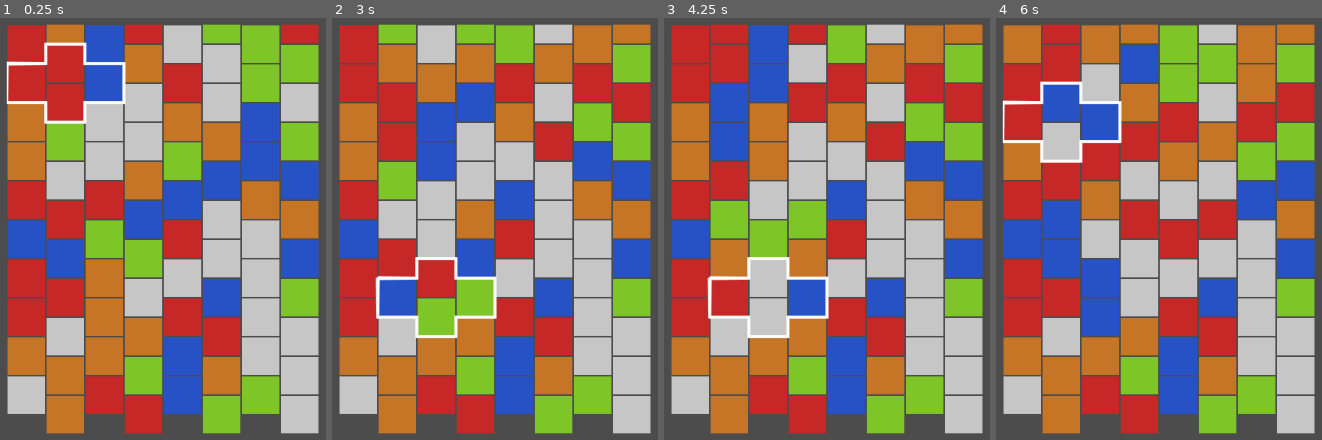
Above: before the commit, frames 1-4 (left to right).
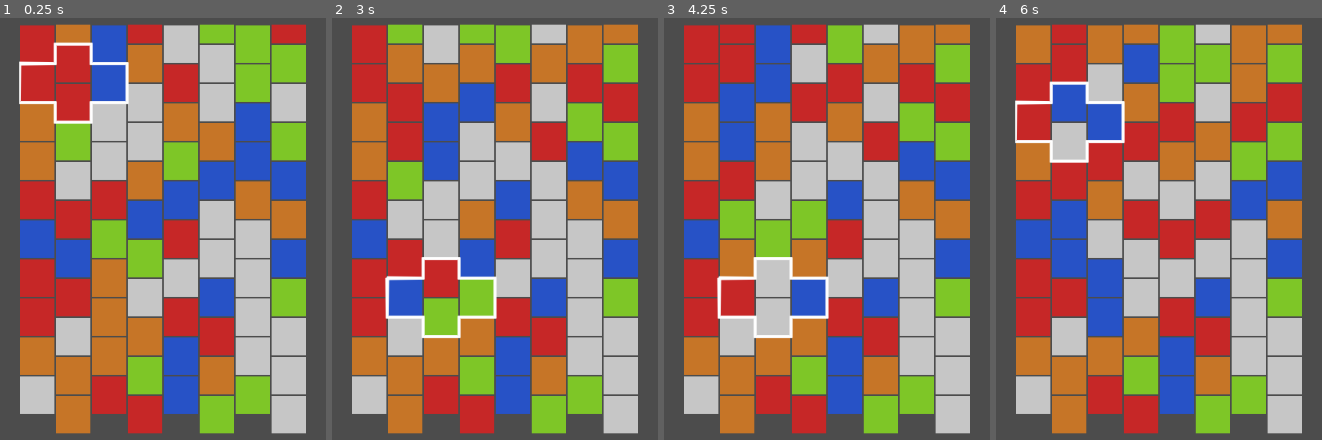
Above: after the commit, the same moments.

Repository: umxprime/puzzlebattles
Game: Godot game, scene res://Main.tscn
The game is run twice, just before and just after one commit, with the same random seed, the same clock (stepped at 60 frames per second) and the same inputs.
Inputs (mouse positions are in pixels of both pictures, inside the frame that each line leads up to):
- Up to frame 1 (0.25 s): no input
- Up to frame 2 (3 s): tap Enter at 0.5 s; move the mouse to (outside the picture) at 0.52 s; tap Space at 0.6, 0.77, 1.07, 1.35, 1.52, 1.82, 2.1, 2.75, 2.85 s; click (outside the picture) at 0.67 s; move the mouse to (335, 254) at 1.27 s; click (335, 254) at 1.42 s; move the mouse to (576, 127) at 2.02 s; click (576, 127) at 2.17 s; move the mouse to (455, 321) at 2.77 s; click (455, 321) at 2.92 s
- Up to frame 3 (4.25 s): tap Space at 3.02, 3.32, 3.6, 3.77, 4.07 s; move the mouse to (outside the picture) at 3.52 s; click (outside the picture) at 3.67 s
- Up to frame 4 (6 s): move the mouse to (outside the picture) at 4.27 s; tap Space at 4.35, 4.52, 4.82, 5.1, 5.85 s; click (outside the picture) at 4.42 s; move the mouse to (1198, 229) at 5.02 s; click (1198, 229) at 5.17 s; tap Enter at 5.75 s; move the mouse to (1038, 110) at 5.77 s; click (1038, 110) at 5.92 s

The runs differ from the first frame. In frame 1, 20% of the frame differs, in the area x 1-98%, y 1-99%; in frame 2, 20%, in the area x 2-98%, y 1-99%; in frame 3, 20%; in frame 4, 20%.

Commit message:
Refactor and fix cyclic dependencies
Extract models to separate scripts
Rename Cell to BlockModel
Rename node models to _model
Configure blocks size with vector

Diff:
--- /dev/null
+++ b/Models/BlockModel.gd
@@ -0,0 +1,51 @@
+class_name BlockModel
+
+var _type:int
+var _pos:GridCoordinate
+var _grid
+var _needsDisplay:bool
+
+static func shuffleType()->int:
+	return randi() % (Enums.BlockType.U-Enums.BlockType.A+1) + Enums.BlockType.A
+
+func _init(grid, pos:GridCoordinate, type = Enums.BlockType.Empty):
+	_pos = pos
+	_grid = grid
+	_type = type
+	_needsDisplay = true
+func grid():
+	return _grid
+func setNeedsDisplay(value:bool) :
+	_needsDisplay = value
+func needsDisplay() -> bool :
+	return _needsDisplay
+func type()->int:
+	return _type
+func setType(type:int):
+	_type = type
+func position() -> GridCoordinate:
+	return _pos.copy()
+func setPosition(pos:GridCoordinate):
+	_needsDisplay = true
+	_pos.row = pos.row
+	_pos.column = pos.column
+func blockAt(location:int) -> BlockModel:
+	var pos = position()
+	match location:
+		Enums.Location.Over:
+			pos.row += 1
+		Enums.Location.Under:
+			pos.row -= 1
+		Enums.Location.LeftSide:
+			pos.column -= 1
+			if pos.column%2==1:
+				pos.row +=1
+		Enums.Location.RightSide:
+			pos.column += 1
+			if pos.column%2==1:
+				pos.row +=1
+		_:
+			return null
+	return _grid.blockAt(pos)
+func process(delta):
+	pass
--- /dev/null
+++ b/Models/CursorModel.gd
@@ -0,0 +1,39 @@
+class_name CursorModel
+
+var _pos:GridCoordinate
+var _grid
+func _init(grid, pos:GridCoordinate):
+	_grid = grid
+	_pos = pos
+func grid():
+	return _grid
+func position()->GridCoordinate:
+	return _pos.copy()
+func moveTo(direction:int) -> bool:
+	var newPos = position()
+	match direction:
+		Enums.Direction.Up:
+			newPos.row += 1
+		Enums.Direction.Down:
+			newPos.row -= 1
+		Enums.Direction.Left:
+			newPos.column -= 1
+		Enums.Direction.Right:
+			newPos.column += 1
+	return setPosition(newPos)
+func setPosition(pos:GridCoordinate) -> bool:
+	if (pos.column < 1):
+		pos.column = 1
+	if (pos.column >= _grid.columns() - 1):
+		if pos.column%2==1 && pos.row > 0:
+			pos.row -=1
+		pos.column = _grid.columns() - 2
+	if (pos.row < 0) :
+		pos.row = 0
+	if (pos.row >= _grid.visibleRows() - 1):
+		pos.row = _grid.visibleRows() - 2
+	if _pos.column == pos.column && _pos.row == pos.row:
+		return false
+	_pos.column = pos.column
+	_pos.row = pos.row
+	return true
--- /dev/null
+++ b/Models/Enums.gd
@@ -0,0 +1,33 @@
+extends Object
+
+class_name Enums
+
+enum BlockType {
+	Unknown = 0,
+	Empty = 1,
+	A = 2,
+	E = 3,
+	I = 4,
+	O = 5,
+	U = 6,
+	Y = 7
+}
+
+enum Location {
+	Over,
+	Under,
+	LeftSide,
+	RightSide
+}
+
+enum Direction {
+	Up,
+	Down
+	Left,
+	Up
+}
+
+enum Rotation {
+	Clockwise,
+	CounterClockwize
+}
--- /dev/null
+++ b/Models/GridCoordinate.gd
@@ -0,0 +1,11 @@
+class_name GridCoordinate
+
+var row:int = 0
+var column:int = 0
+func _init(row:int, column:int):
+	self.row = row
+	self.column = column
+func _to_string():
+	return "row:%d,column:%d" % [self.row, self.column]
+func copy() -> GridCoordinate:
+	return get_script().new(row, column)
--- a/Models/GridModel.gd
+++ b/Models/GridModel.gd
@@ -1,135 +1,6 @@
 class_name GridModel
 
-class GridCoordinate:
-	var row:int = 0
-	var column:int = 0
-	func _init(row:int, column:int):
-		self.row = row
-		self.column = column
-	func _to_string():
-		return "row:%d,column:%d" % [self.row, self.column]
-	func copy() -> GridCoordinate:
-		return GridCoordinate.new(row, column)
-
-class CursorModel:
-	var _pos:GridCoordinate
-	var _grid:GridModel
-	func _init(grid:GridModel, pos:GridCoordinate):
-		_grid = grid
-		_pos = pos
-	func grid():
-		return _grid
-	func position()->GridCoordinate:
-		return _pos.copy()
-	func moveTo(direction:int) -> bool:
-		var newPos = position()
-		match direction:
-			Direction.Up:
-				newPos.row += 1
-			Direction.Down:
-				newPos.row -= 1
-			Direction.Left:
-				newPos.column -= 1
-			Direction.Right:
-				newPos.column += 1
-		return setPosition(newPos)
-	func setPosition(pos:GridCoordinate) -> bool:
-		if (pos.column < 1):
-			pos.column = 1
-		if (pos.column >= _grid.columns() - 1):
-			if pos.column%2==1 && pos.row > 0:
-				pos.row -=1
-			pos.column = _grid.columns() - 2
-		if (pos.row < 0) :
-			pos.row = 0
-		if (pos.row >= _grid.visibleRows() - 1):
-			pos.row = _grid.visibleRows() - 2
-		if _pos.column == pos.column && _pos.row == pos.row:
-			return false
-		_pos.column = pos.column
-		_pos.row = pos.row
-		return true
-
-class Cell:
-	enum BlockType {
-		Unknown = 0,
-		Empty = 1,
-		A = 2,
-		E = 3,
-		I = 4,
-		O = 5,
-		U = 6,
-		Y = 7
-	}
-	var _type:int
-	var _pos:GridCoordinate
-	var _grid:GridModel
-	var _needsDisplay:bool
-
-	static func shuffleType()->int:
-		return randi() % (Cell.BlockType.U-Cell.BlockType.A+1) + Cell.BlockType.A
-
-	func _init(grid:GridModel, pos:GridCoordinate, type = BlockType.Empty):
-		_pos = pos
-		_grid = grid
-		_type = type
-		_needsDisplay = true
-	func setNeedsDisplay(value:bool) :
-		_needsDisplay = value
-	func needsDisplay() -> bool :
-		return _needsDisplay
-	func type()->int:
-		return _type
-	func setType(type:int):
-		_type = type
-	func position() -> GridCoordinate:
-		return _pos.copy()
-	func setPosition(pos:GridCoordinate):
-		_needsDisplay = true
-		_pos.row = pos.row
-		_pos.column = pos.column
-	func cellAt(location:int) -> Cell:
-		var pos = position()
-		match location:
-			Location.Over:
-				pos.row += 1
-			Location.Under:
-				pos.row -= 1
-			Location.LeftSide:
-				pos.column -= 1
-				if pos.column%2==1:
-					pos.row +=1
-			Location.RightSide:
-				pos.column += 1
-				if pos.column%2==1:
-					pos.row +=1
-			_:
-				return null
-		return _grid.cellAt(pos)
-	func process(delta):
-		pass
-
-
-enum Location {
-	Over,
-	Under,
-	LeftSide,
-	RightSide
-}
-
-enum Direction {
-	Up,
-	Down
-	Left,
-	Up
-}
-
-enum Rotation {
-	Clockwise,
-	CounterClockwize
-}
-
-var _cells=[]
+var _blocks=[]
 var _columns:int
 var _rows:int
 var _visibleRows:int
@@ -140,73 +11,73 @@
 	_rows = rows * 2
 	_cursor = CursorModel.new(self, GridCoordinate.new(rows / 2, columns / 2))
 	_fill()
-func cells() -> Array:
-	return _cells.duplicate()
+func blocks() -> Array:
+	return _blocks.duplicate()
 func columns() -> int :
 	return _columns
 func visibleRows() -> int :
 	return _visibleRows
 func rows() -> int :
 	return _rows
-func cellAt(pos:GridCoordinate) -> Cell :
+func blockAt(pos:GridCoordinate) -> BlockModel :
 	if (pos.row < 0 || pos.row + 1 > _rows || pos.column < 0 || pos.column + 1 > _columns) :
 		return null
-	return _cells[cellIndex(pos)]
-func cellIndex(pos:GridCoordinate) -> int :
+	return _blocks[blockIndex(pos)]
+func blockIndex(pos:GridCoordinate) -> int :
 	return pos.column + pos.row * _columns
-func move(cell:Cell, pos:GridCoordinate):
-	cell.setPosition(pos)
-	_cells[cellIndex(pos)] = cell
+func move(block:BlockModel, pos:GridCoordinate):
+	block.setPosition(pos)
+	_blocks[blockIndex(pos)] = block
 func cursor()->CursorModel:
 	return _cursor
-func swap(from:Cell, to:Cell):
+func swap(from:BlockModel, to:BlockModel):
 	var fromPos = from.position()
 	var toPos = to.position()
 	move(from, toPos)
 	move(to, fromPos)
-func breakSingle(cell:Cell):
-	cell.setType(Cell.BlockType.Empty)
-	while cell.cellAt(Location.Over) != null :
-		swap(cell, cell.cellAt(Location.Over))
+func breakSingle(block:BlockModel):
+	block.setType(Enums.BlockType.Empty)
+	while block.blockAt(Enums.Location.Over) != null :
+		swap(block, block.blockAt(Enums.Location.Over))
 func breakDiamond():
-	var cell = cellAt(_cursor.position())
-	if cell.needsDisplay() :
+	var block = blockAt(_cursor.position())
+	if block.needsDisplay() :
 		return
-	var over = cell.cellAt(Location.Over)
+	var over = block.blockAt(Enums.Location.Over)
 	if over.needsDisplay() :
 		return
-	var left = cell.cellAt(Location.LeftSide)
+	var left = block.blockAt(Enums.Location.LeftSide)
 	if left.needsDisplay() :
 		return
-	var right = cell.cellAt(Location.RightSide)
+	var right = block.blockAt(Enums.Location.RightSide)
 	if right.needsDisplay() :
 		return
-	breakSingle(cell)
+	breakSingle(block)
 	breakSingle(over)
 	breakSingle(left)
 	breakSingle(right)
 func rotate(rotation:int):
-		var cell = cellAt(_cursor.position())
-		var over = cell.cellAt(Location.Over)
-		var left = cell.cellAt(Location.LeftSide)
-		var right = cell.cellAt(Location.RightSide)
+		var block = blockAt(_cursor.position())
+		var over = block.blockAt(Enums.Location.Over)
+		var left = block.blockAt(Enums.Location.LeftSide)
+		var right = block.blockAt(Enums.Location.RightSide)
 		match rotation:
-			Rotation.Clockwise:
-				swap(cell,right)
-				swap(cell,over)
-				swap(cell,left)
-			Rotation.CounterClockwize:
-				swap(cell,left)
-				swap(cell,over)
-				swap(cell,right)
+			Enums.Rotation.Clockwise:
+				swap(block,right)
+				swap(block,over)
+				swap(block,left)
+			Enums.Rotation.CounterClockwize:
+				swap(block,left)
+				swap(block,over)
+				swap(block,right)
 			_:
 				pass
 func _fill():
-	var cell:Cell
+	var block:BlockModel
 	var pos:GridCoordinate
 	var type:int
 	for row in range(0, _rows):
 		for column in range(0, _columns):
 			pos = GridCoordinate.new(row, column)
-			cell = Cell.new(self, pos, Cell.shuffleType())
-			_cells.append(cell)
+			block = BlockModel.new(self, pos, BlockModel.shuffleType())
+			_blocks.append(block)
--- a/Nodes/BlockNode.gd
+++ b/Nodes/BlockNode.gd
@@ -2,40 +2,38 @@
 
 class_name BlockNode
 
-var _cell:GridModel.Cell
+var _model:BlockModel
 var _visible:bool = true
 var _bounds:AABB
 var _half:Vector2
 var _isUpdatingPosition:bool = false
 
-func init(cell:GridModel.Cell, blockSize:int):
-	_cell = cell
-	_bounds.position = Vector3(-blockSize/2, -blockSize/2, 0)
-	_bounds.size.x = blockSize
-	_bounds.size.y = blockSize
+func init(model:BlockModel, blockSize:Vector2):
+	_model = model
+	_bounds.position = Vector3(-blockSize.x/2, -blockSize.y/2, 0)
+	_bounds.size = Vector3(blockSize.x, blockSize.y, 0)
 	_half = Vector2(_bounds.size.x / 2, _bounds.size.y / 2)
 	var node:MeshInstance2D = _node()
 	var mesh = node.mesh as QuadMesh
-	mesh.size.x = blockSize - 2
-	mesh.size.y = blockSize - 2
+	mesh.size = blockSize - Vector2(2,2)
 	node.visible = _visible
 	updatePosition(false)
 
 
 func updatePosition(animate:bool=true):
-	if !_cell.needsDisplay() || _isUpdatingPosition:
+	if !_model.needsDisplay() || _isUpdatingPosition:
 		return
 	var pos:Vector2
-	pos.x = _cell.position().column * _bounds.size.x
-	pos.y = (_cell._grid.visibleRows()-_cell.position().row-1)*_bounds.size.y + (_cell.position().column%2) * _half.y
-	var isEmpty = _cell.type() == GridModel.Cell.BlockType.Empty
+	pos.x = _model.position().column * _bounds.size.x
+	pos.y = (_model._grid.visibleRows()-_model.position().row-1)*_bounds.size.y + (_model.position().column%2) * _half.y
+	var isEmpty = _model.type() == Enums.BlockType.Empty
 	if isEmpty:
-		_cell.setType(GridModel.Cell.shuffleType())
+		_model.setType(BlockModel.shuffleType())
 		_resetVisibility()
 		setVisible(true)
 	if !animate || isEmpty:
 		position = pos + _half
-		_cell.setNeedsDisplay(false)
+		_model.setNeedsDisplay(false)
 	else:
 		var tween:Tween = get_node("Tween")
 		tween.interpolate_property(self,"position",position,pos + _half,.1,Tween.TRANS_LINEAR,Tween.EASE_IN_OUT)
@@ -43,7 +41,7 @@
 		tween.start()
 
 func _updatePositionCompleted(object:Object, key:NodePath):
-	_cell.setNeedsDisplay(false)
+	_model.setNeedsDisplay(false)
 	_isUpdatingPosition = false
 
 func _resetVisibility():
@@ -62,16 +60,16 @@
 	node.visible = value
 
 func _node() -> MeshInstance2D:
-	match _cell._type:
-		GridModel.Cell.BlockType.A:
+	match _model.type():
+		Enums.BlockType.A:
 			return get_node("A") as MeshInstance2D
-		GridModel.Cell.BlockType.E:
+		Enums.BlockType.E:
 			return get_node("E") as MeshInstance2D
-		GridModel.Cell.BlockType.I:
+		Enums.BlockType.I:
 			return get_node("I") as MeshInstance2D
-		GridModel.Cell.BlockType.O:
+		Enums.BlockType.O:
 			return get_node("O") as MeshInstance2D
-		GridModel.Cell.BlockType.U:
+		Enums.BlockType.U:
 			return get_node("U") as MeshInstance2D
 		_:
 			return null
@@ -81,7 +79,7 @@
 	tween.connect("tween_completed",self,"_updatePositionCompleted")
 
 func moveCursorToBlock() -> bool:
-	return _cell._grid.cursor().setPosition(_cell.position())
+	return _model.grid().cursor().setPosition(_model.position())
 
 func isOver(pos:Vector2):
 	var local_pos:Vector2 = make_canvas_position_local(pos)
--- a/Nodes/CursorNode.gd
+++ b/Nodes/CursorNode.gd
@@ -1,14 +1,11 @@
 extends Node2D
 
 class_name CursorNode
-# Declare member variables here. Examples:
-# var a = 2
-# var b = "text"
 
 var _cellSize:Vector2
-var _model:GridModel.CursorModel
+var _model:CursorModel
 
-func _init(cellSize:Vector2, model:GridModel.CursorModel):
+func _init(cellSize:Vector2, model:CursorModel):
 	_cellSize = cellSize
 	_model = model
 # Called when the node enters the scene tree for the first time.
--- a/Nodes/GridNode.gd
+++ b/Nodes/GridNode.gd
@@ -3,30 +3,30 @@
 class_name GridNode
 
 var _block = preload("res://Block.tscn")
-var _gridModel:GridModel
-var _blockSize:int
+var _model:GridModel
+var _blockSize:Vector2
 var _cursor:CursorNode
 
-func _init(gridModel:GridModel, blockSize:int):
-	_gridModel=gridModel
+func _init(model:GridModel, blockSize:Vector2):
+	_model=model
 	_blockSize=blockSize
 
 # Called when the node enters the scene tree for the first time.
 func _ready():
 	rect_clip_content = true
-	var width:int = _gridModel.columns() * _blockSize
-	var height:int = _gridModel.visibleRows() * _blockSize + (_blockSize / 2)
+	var width:int = _model.columns() * _blockSize.x
+	var height:int = _model.visibleRows() * _blockSize.y + (_blockSize.y / 2)
 	var size = Vector2(width, height)
 	rect_size = size
 	var viewportSize = (get_tree().get_root() as Viewport).size
 	rect_position = (viewportSize - size) / 2
-	for row in range(0,_gridModel.rows()):
-		for column in range(0,_gridModel.columns()):
-			var cell = _gridModel.cellAt(GridModel.GridCoordinate.new(row,column))
-			var block:BlockNode = _block.instance()
-			block.init(cell, _blockSize)
-			add_child(block)
-	_cursor = CursorNode.new(Vector2(_blockSize, _blockSize), _gridModel.cursor())
+	for row in range(0,_model.rows()):
+		for column in range(0,_model.columns()):
+			var model = _model.blockAt(GridCoordinate.new(row,column))
+			var node:BlockNode = _block.instance()
+			node.init(model, _blockSize)
+			add_child(node)
+	_cursor = CursorNode.new(_blockSize, _model.cursor())
 	add_child(_cursor)
 
 func _overBlock(pos:Vector2) -> BlockNode:
@@ -49,15 +49,15 @@
 				if block.moveCursorToBlock() :
 					_cursor.updatePosition()
 			if event.button_index == 1:
-				_gridModel.rotate(GridModel.Rotation.Clockwise)
+				_model.rotate(Enums.Rotation.Clockwise)
 			else:
-				_gridModel.rotate(GridModel.Rotation.CounterClockwize)
+				_model.rotate(Enums.Rotation.CounterClockwize)
 			for child in get_children():
 				if child is BlockNode:
 					(child as BlockNode).updatePosition()
 	elif event is InputEventKey:
 		if event.pressed && event.scancode == KEY_SPACE:
-			_gridModel.breakDiamond()
+			_model.breakDiamond()
 			for child in get_children():
 				if child is BlockNode:
 					(child as BlockNode).updatePosition()
--- a/Nodes/Root.gd
+++ b/Nodes/Root.gd
@@ -3,7 +3,7 @@
 class_name Root
 
 var _gridModel = GridModel.new(8, 10)
-var _gridNode = GridNode.new(_gridModel, 50)
+var _gridNode = GridNode.new(_gridModel, Vector2(46,50))
 
 # Declare member variables here. Examples:
 # var a = 2
--- a/project.godot
+++ b/project.godot
@@ -9,15 +9,35 @@
 config_version=4
 
 _global_script_classes=[ {
+"base": "Reference",
+"class": "BlockModel",
+"language": "GDScript",
+"path": "res://Models/BlockModel.gd"
+}, {
 "base": "Node2D",
 "class": "BlockNode",
 "language": "GDScript",
 "path": "res://Nodes/BlockNode.gd"
 }, {
+"base": "Reference",
+"class": "CursorModel",
+"language": "GDScript",
+"path": "res://Models/CursorModel.gd"
+}, {
 "base": "Node2D",
 "class": "CursorNode",
 "language": "GDScript",
 "path": "res://Nodes/CursorNode.gd"
+}, {
+"base": "Object",
+"class": "Enums",
+"language": "GDScript",
+"path": "res://Models/Enums.gd"
+}, {
+"base": "Reference",
+"class": "GridCoordinate",
+"language": "GDScript",
+"path": "res://Models/GridCoordinate.gd"
 }, {
 "base": "Reference",
 "class": "GridModel",
@@ -35,8 +55,12 @@
 "path": "res://Nodes/Root.gd"
 } ]
 _global_script_class_icons={
+"BlockModel": "",
 "BlockNode": "",
+"CursorModel": "",
 "CursorNode": "",
+"Enums": "",
+"GridCoordinate": "",
 "GridModel": "",
 "GridNode": "",
 "Root": ""
